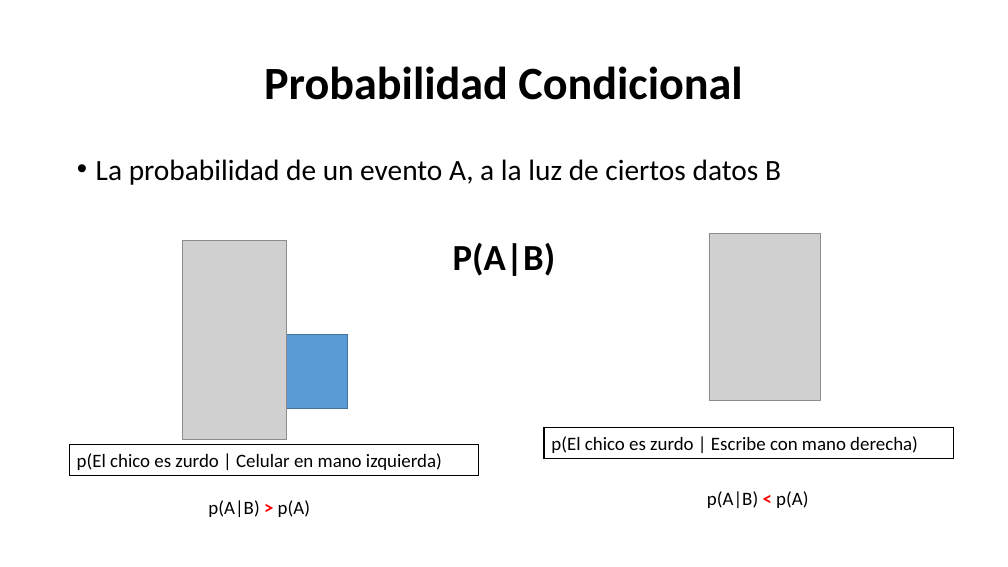
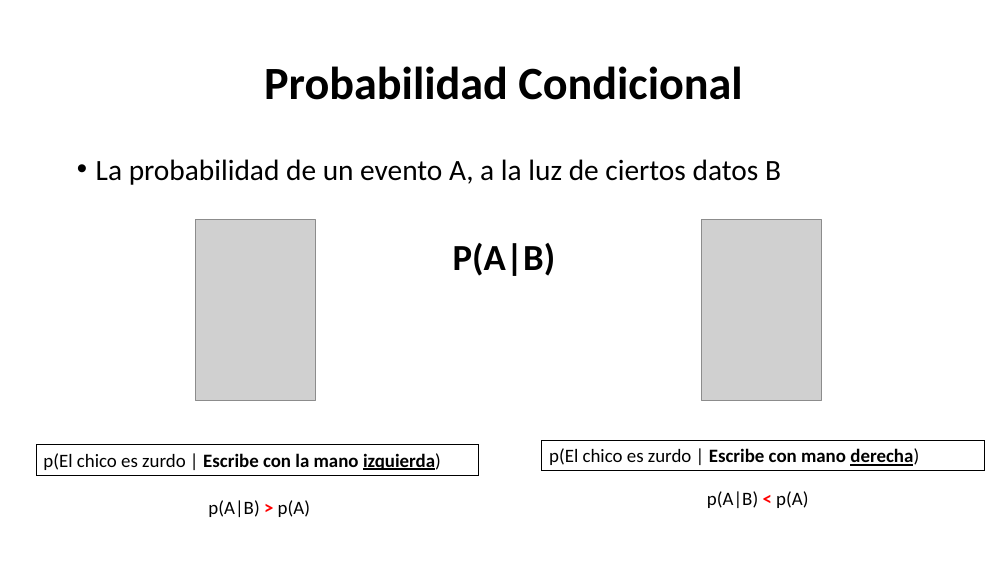
Before and after one commit to Adrifelcha/afchavez-019, a slide deck: slide 17 of Lab25/Adjuntías/2020-2/InferenciaBayesiana.pptx (slide 38 before the commit). Drawn at 1008x567 pixels with LibreOffice and Linux fonts; fonts in the diff are those of the drawing; grey boxes stand for pictures. Boxes give left, top, right and bottom in pixels: in the first picture for what was removed or moved away, otherwise in the second. Text is boxed around its words. In the diff, an @@ line names an element or a change of style, - is before the commit and + after.

```diff
--- a/Lab25/Adjuntías/2020-2/InferenciaBayesiana.pptx
+++ b/Lab25/Adjuntías/2020-2/InferenciaBayesiana.pptx
@@ picture: place and size @@
-picture at <box>182,240,287,439</box>
+picture at <box>195,220,315,401</box>
@@ picture: place and size @@
-picture at <box>709,234,820,401</box>
+picture at <box>701,220,821,401</box>
@@ rectangle removed at <box>228,335,348,408</box> @@
@@ rectangle "p(El chico es zurdo | ...": place and size @@
-rectangle "p(El chico es zurdo | ..." at <box>70,445,479,475</box>
+rectangle "p(El chico es zurdo | ..." at <box>36,445,479,475</box>
@@ rectangle "p(El chico es zurdo | ...": place and size @@
-rectangle "p(El chico es zurdo | ..." at <box>544,428,954,458</box>
+rectangle "p(El chico es zurdo | ..." at <box>542,440,985,470</box>
@@ rectangle "p(El chico es zurdo | ..." at <box>542,440,985,470</box>: bold on in "Escribe con mano derecha)"; underline on in "derecha)" @@
@@ text in rectangle at <box>43,453,441,470</box>: text changed; bold on @@
-p(El chico es zurdo | Celular en mano izquierda)
+p(El chico es zurdo | Escribe con la mano izquierda)
```
Also in this commit, not shown: 13 other slides changed, 2 slides added, 60 slides removed, 5 other files.
